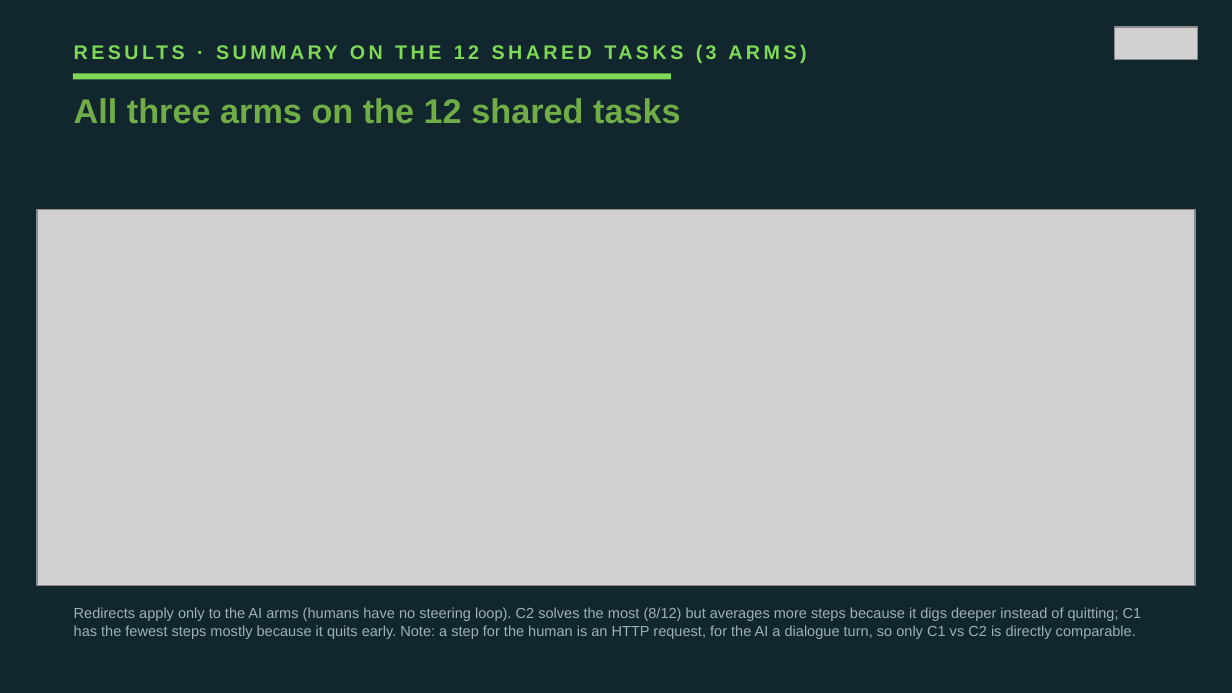
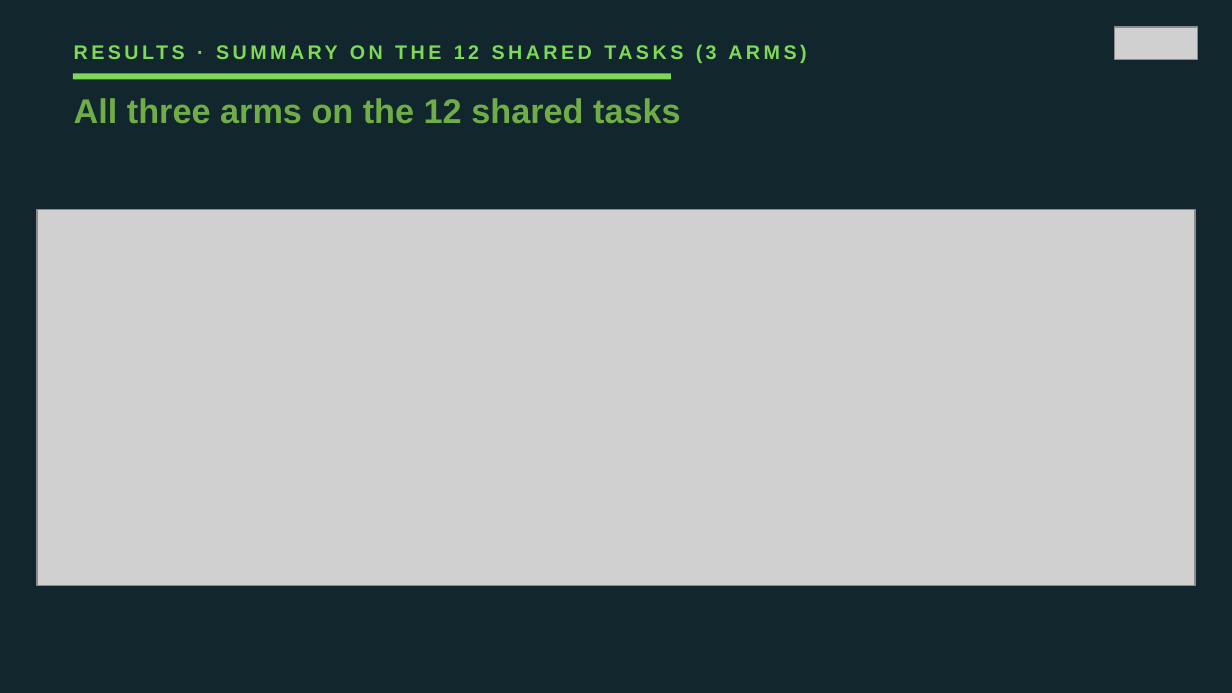
Before and after one commit to VuNguyenBinh/KLTN-FA26, a slide deck: slide 18 of Slide/KTLN_slide_EN.pptx (slide 20 before the commit). Drawn at 1232x693 pixels with LibreOffice and Linux fonts; fonts in the diff are those of the drawing; grey boxes stand for pictures. Boxes give left, top, right and bottom in pixels: in the first picture for what was removed or moved away, otherwise in the second. Text is boxed around its words. In the diff, an @@ line names an element or a change of style, - is before the commit and + after.

```diff
--- a/Slide/KTLN_slide_EN.pptx
+++ b/Slide/KTLN_slide_EN.pptx
@@ text removed at (74, 607, 1142, 639) @@
-Redirects apply only to the AI arms (humans have no steering loop). C2 solves the most (8/12) but averages more steps because it digs deeper instead of quitting; C1 has the fewest steps mostly because it quits early. Note: a step for the human is an HTTP request, for the AI a dialogue turn, so only C1 vs C2 is directly comparable.
```
Also in this commit, not shown: 6 other slides changed, 2 slides removed, 2 other files.
